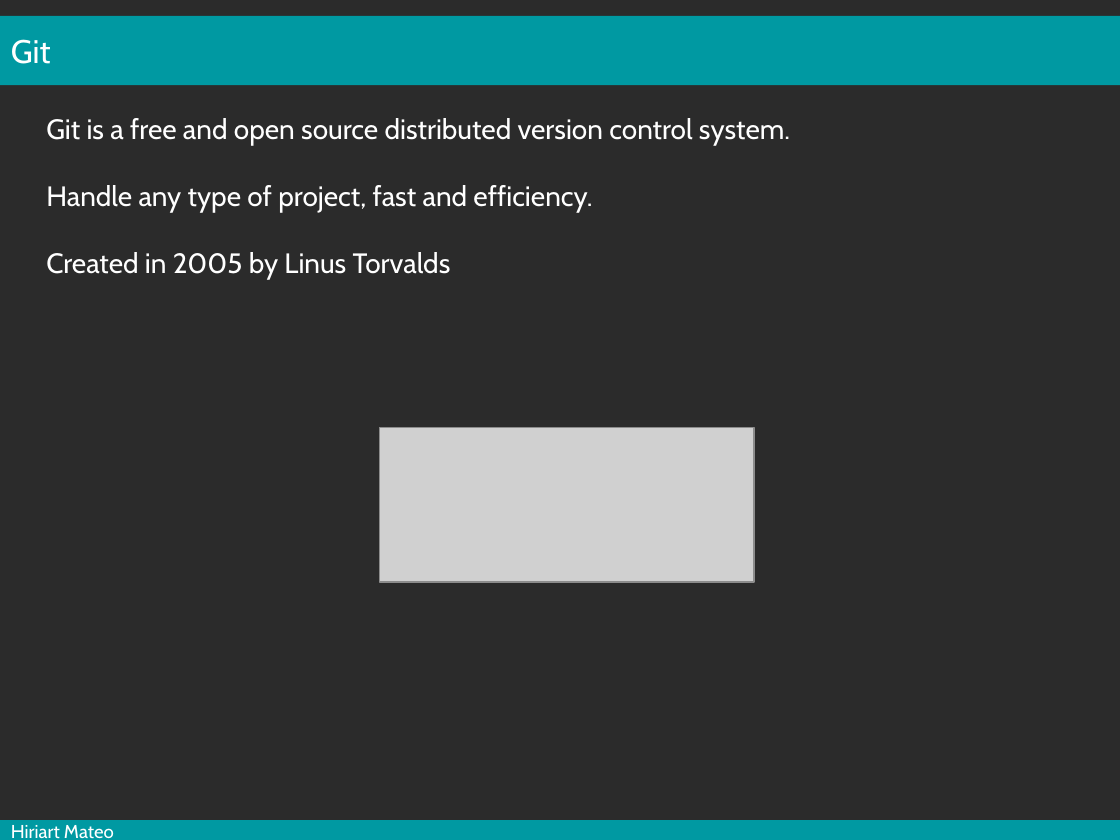
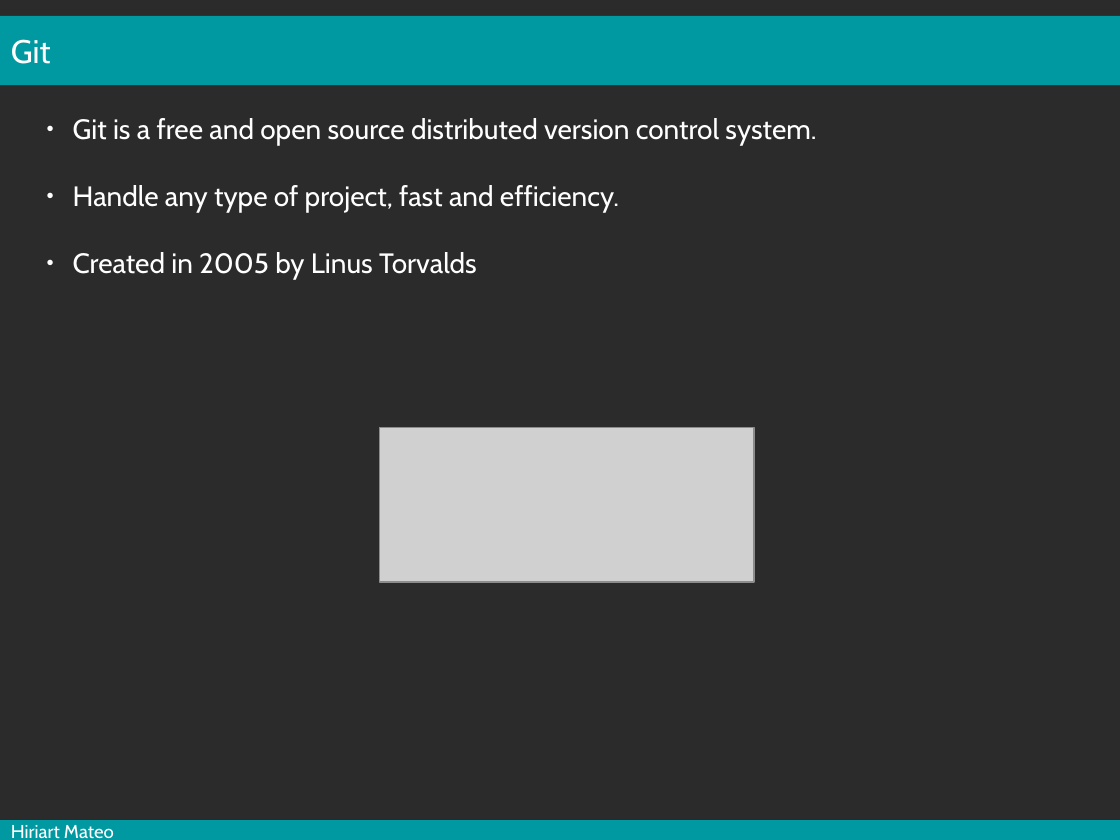
Before and after one commit to mesocentre-clermont-auvergne/formation_fair, a slide deck: slide 4 of fair_versionnage/versionnage_cours/cours.odp. Drawn at 1120x840 pixels with LibreOffice and Linux fonts; fonts in the diff are those of the drawing; grey boxes stand for pictures; background and template pictures are left out; a plain dark background stands for a picture behind light text. Boxes give left, top, right and bottom in pixels: in the first picture for what was removed or moved away, otherwise in the second. Text is boxed around its words. In the diff, an @@ line names an element or a change of style, - is before the commit and + after.

```diff
--- a/fair_versionnage/versionnage_cours/cours.odp
+++ b/fair_versionnage/versionnage_cours/cours.odp
@@ text "Git is a free and ..." at (73,118,816,280): bullet none to ● @@
```
Also in this commit, not shown: 3 other slides changed, 1 slide removed, 1 other file.
